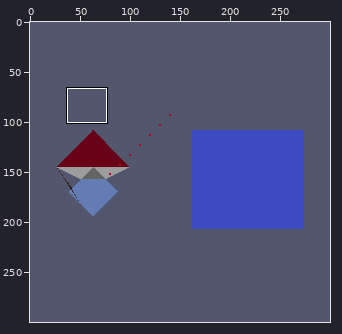
Two states of a sprite sheet, Baseline/GMVReaderBasicRead.png. Above, an overview of the earlier version with the close-up marked.
Close-up. Earlier state:
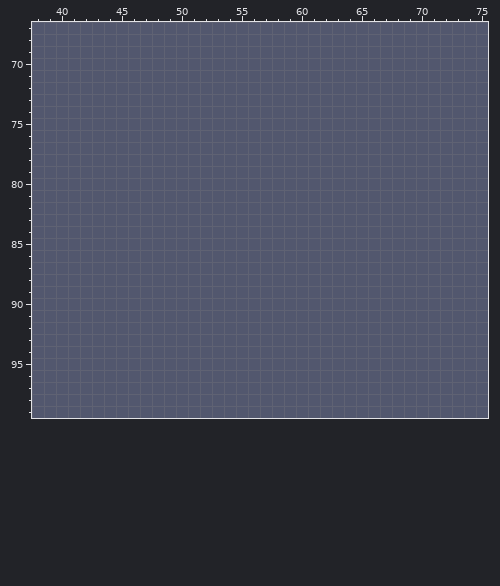
The file is 300x300 pixels. Colours within 5 levels of each other are drawn and written as one. Shown: x 38..75, y 67..99. The commit also changed other parts of the picture, which this record leaves out.
After the commit:
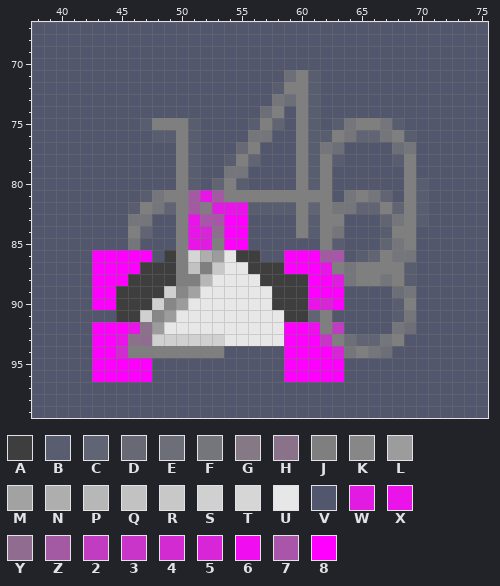
Palette (. is transparent): A #3e3e3e  B #595d70  C #616473  D #676975  E #6d6f78  F #75767b  G #847984  H #8a738a  J #7f7f7f  K #878787  L #9c9c9c  M #a2a2a2  N #aeaeae  P #b7b7b7  Q #c2c2c2  R #c8c8c8  S #d0d0d0  T #d6d6d6  U #e7e7e7  V #52576e  W #e21be2  X #ea13ea  Y #906d90  Z #a35aa3  2 #c13cc1  3 #c934c9  4 #d22bd2  5 #d825d8  6 #f00df0  7 #a955a9  8 #ff00ff
Change:
Changed rows in their new state; - is an unchanged pixel.
first column x 43:
 71 ----------------EJB---------
 72 ---------------BJJB---------
 73 ---------------FEJB---------
 74 --------------EJ-JB---------
 75 ----BJJJB----BJC-JB-BFJJFB--
 76 -----BBJB----FF--JBBJFCCFJB-
 77 -------JB---DJ---JBFE----EF-
 78 -------JB--BJC---JBJB----BJ-
 79 -------JB--FF----JBJ------J-
 80 -------JB-CJB----JBJ------JB
 81 ----BFJJZXZJJJJJJJJJ-FJFC-JB
 82 ---BJFCJZGWXXBBBBJCJFFCCJCJB
 83 ---FF--JX7788----JBJJ---CFJB
 84 ---JC--JX5Y88----JBJF---BJJ-
 85 ---F---JXWJ88------JB---CFJ-
 86 88888-AJTNLUAA--888Z7-BCJFF-
 87 8888AAAJQJRUUAAA888XJFJJJJB-
 88 888AAAAJJPUUUUAAAA88WFJJFJB-
 89 88AAAASKMUUUUUUAAA888----EF-
 90 88AAASKLUUUUUUUAAAX58----BJ-
 91 --AASKLUUUUUUUUUAACJ-----BF-
 92 888XHLUUUUUUUUUU886J2----FE-
 93 88XHYSSSSSSUUUUU8883JECCFJ--
 94 884JJJJJJJJ-----88885FJFE---
 95 88888-----------88888-------
 96 88888-----------88888-------
Boxes around the changes in both close-ups, in picture pixels (x1, y1, x2, y2):
changed: (92, 70, 428, 382)
